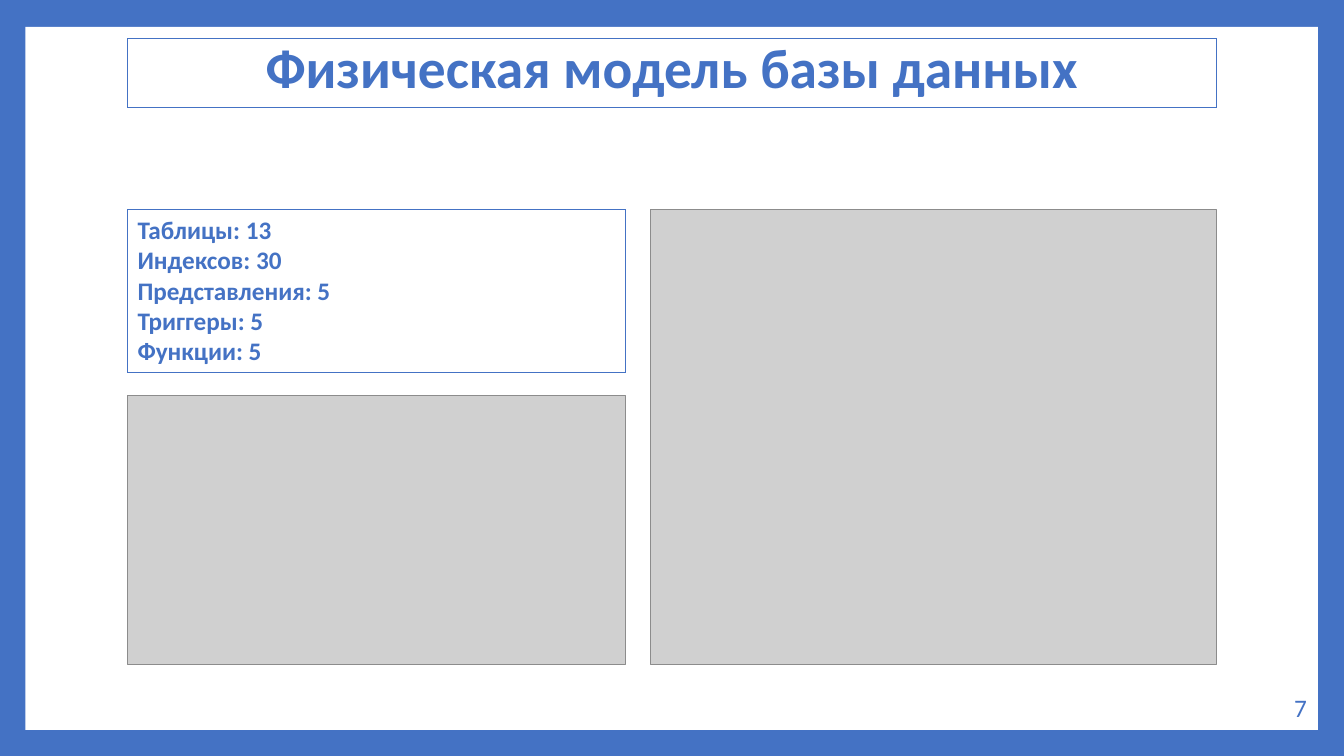
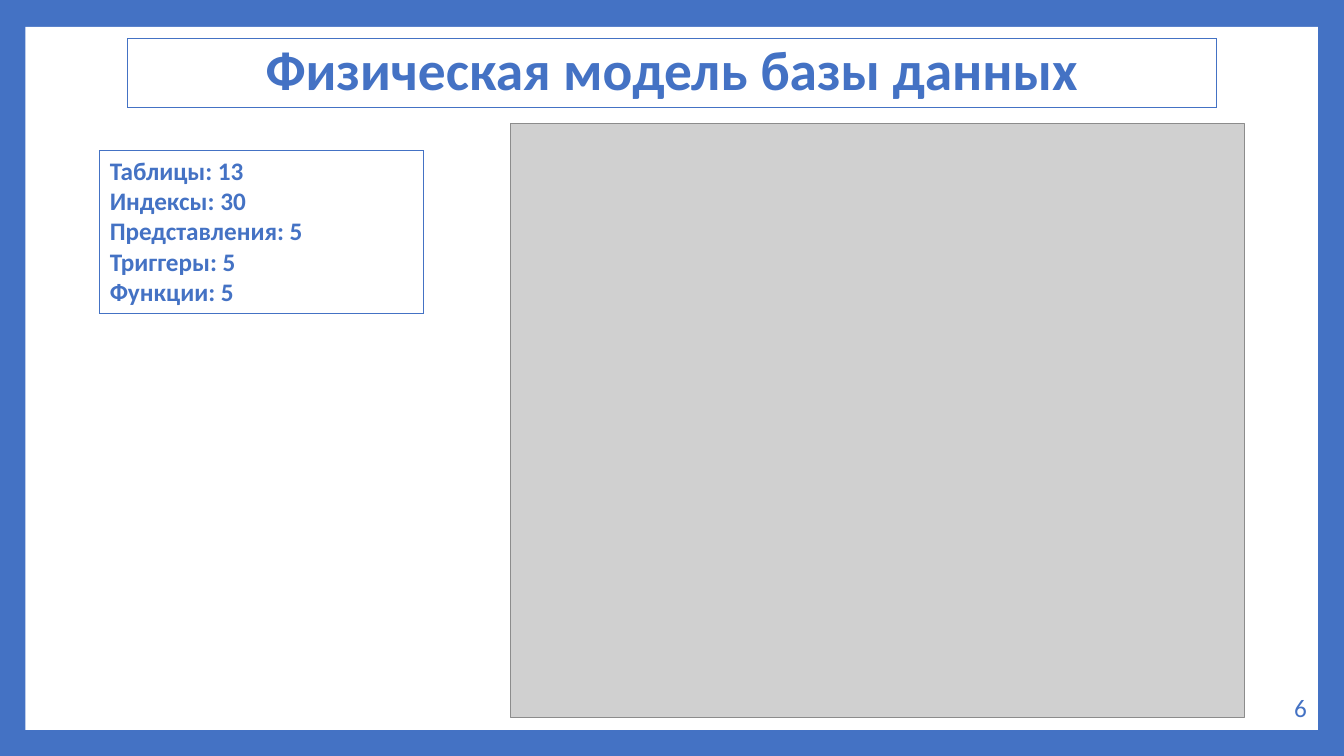
Before and after one commit to artem5438/my-first-repo2, a slide deck: slide 8 of docs/Пояснительные_материалы/Презентация_к_защите.pptx (slide 7 before the commit). Drawn at 1344x756 pixels with LibreOffice and Linux fonts; fonts in the diff are those of the drawing; grey boxes stand for pictures. Boxes give left, top, right and bottom in pixels: in the first picture for what was removed or moved away, otherwise in the second. Text is boxed around its words. In the diff, an @@ line names an element or a change of style, - is before the commit and + after.

```diff
--- a/docs/Пояснительные_материалы/Презентация_к_защите.pptx
+++ b/docs/Пояснительные_материалы/Презентация_к_защите.pptx
@@ title "Физическая модель базы данных" at [128, 38, 1217, 108]: line spacing 0.8 to 0.9; rectangle to title @@
@@ picture: place and size @@
-picture at [650, 210, 1217, 664]
+picture at [511, 123, 1245, 718]
@@ rectangle "Таблицы: 13": place and size @@
-rectangle "Таблицы: 13" at [128, 210, 626, 373]
+rectangle "Таблицы: 13" at [100, 150, 423, 314]
@@ text in rectangle at [110, 193, 246, 214]: text changed @@
-Индексов: 30
+Индексы: 30
@@ picture removed at [128, 395, 626, 664] @@
@@ text at [1294, 700, 1307, 717]: text changed @@
-7
+6
```
Also in this commit, not shown: 11 other slides changed, 6 slides added, 2 slides removed, 10 other files.
